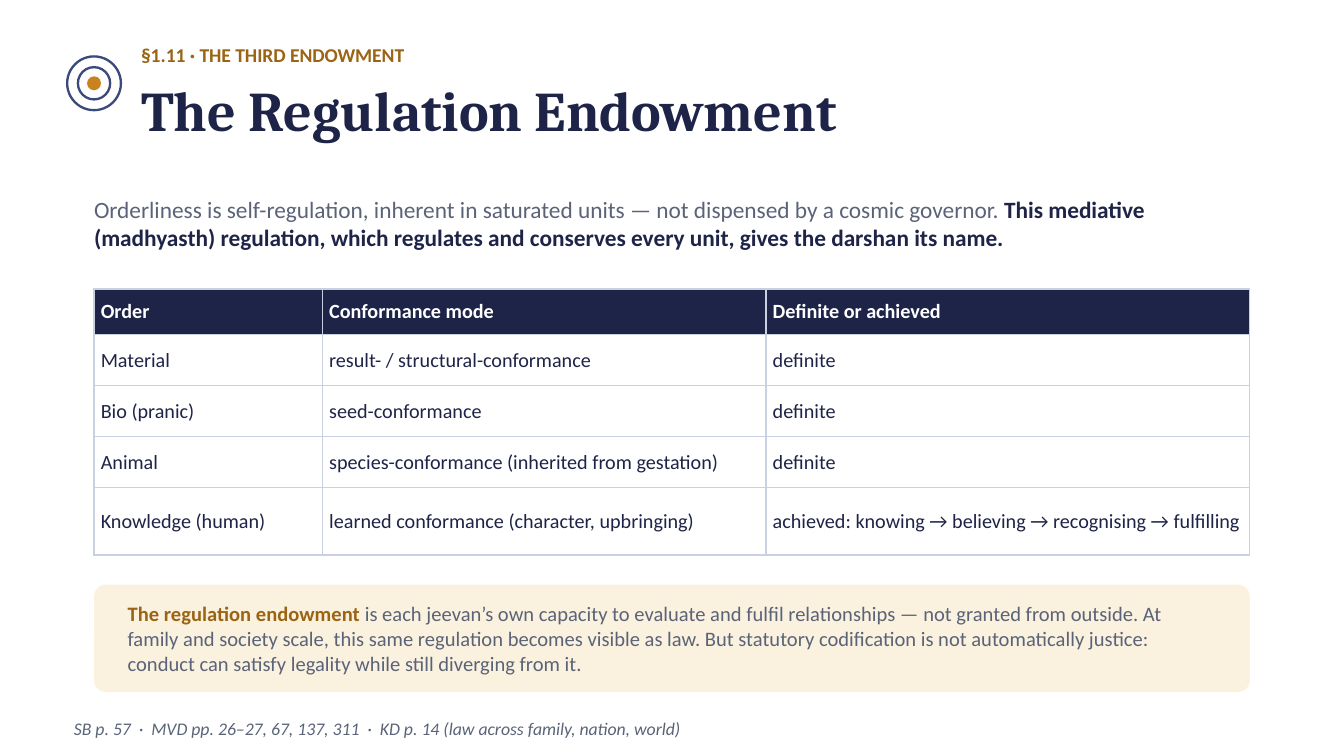
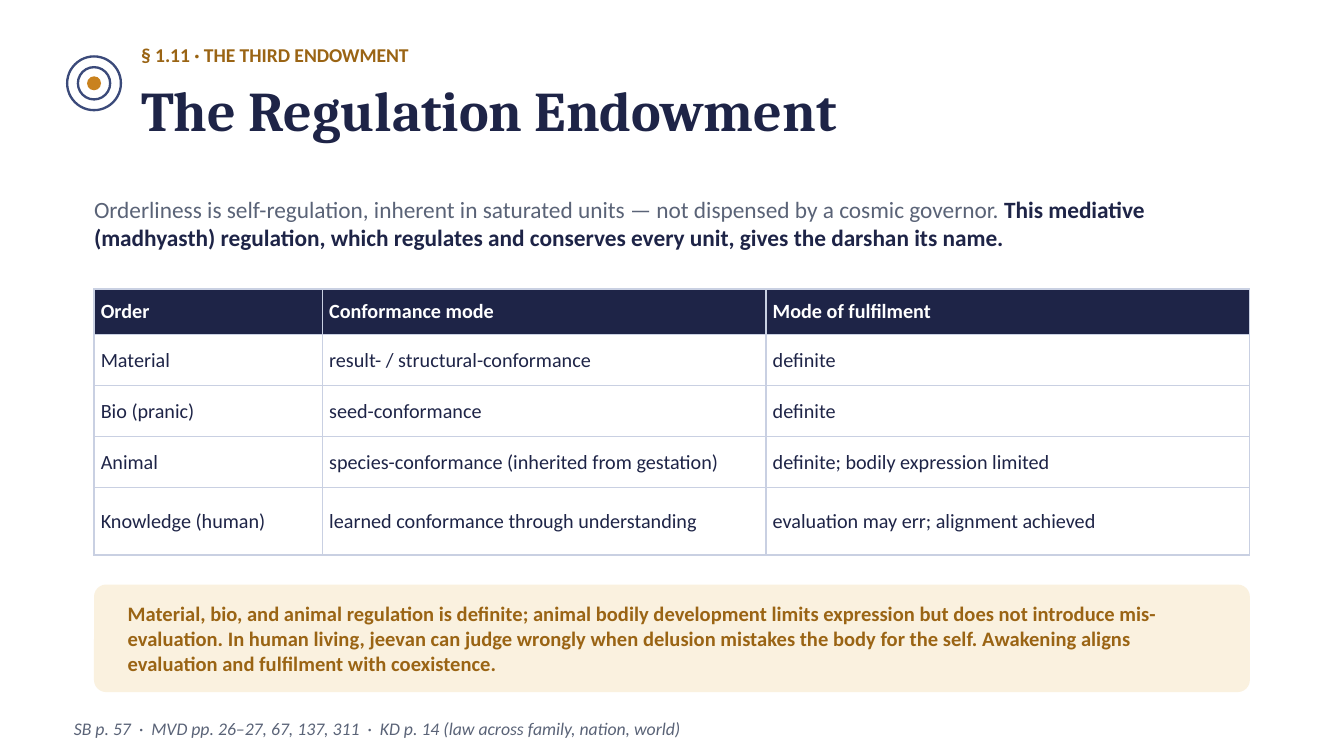
Before and after one commit to raghavamohan/AnalyticMadhyasthDarshan, a slide deck: slide 18 of Studies/The-Ontology-of-Coexistence/The-Ontology-of-Existence-Madhyasth-Darshan.pptx. Drawn at 1344x756 pixels with LibreOffice and Linux fonts; fonts in the diff are those of the drawing. Boxes give left, top, right and bottom in pixels: in the first picture for what was removed or moved away, otherwise in the second. Text is boxed around its words. In the diff, an @@ line names an element or a change of style, - is before the commit and + after.

Commit message:
Revise ontology around definite mutuality

```diff
--- a/Studies/The-Ontology-of-Coexistence/The-Ontology-of-Existence-Madhyasth-Darshan.pptx
+++ b/Studies/The-Ontology-of-Coexistence/The-Ontology-of-Existence-Madhyasth-Darshan.pptx
@@ text at (155, 49, 408, 62): spaces changed @@
-§1.11 · THE THIRD ENDOWMENT
+§ 1.11 · THE THIRD ENDOWMENT
@@ table at (94, 289, 1250, 555) @@
-row 1, column 3: Definite or achieved
+row 1, column 3: Mode of fulfilment
-row 4, column 3: definite
+row 4, column 3: definite; bodily expression limited
-row 5, column 2: learned conformance (character, upbringing)
+row 5, column 2: learned conformance through understanding
-row 5, column 3: achieved: knowing → believing → recognising → fulfilling
+row 5, column 3: evaluation may err; alignment achieved
@@ text at (128, 606, 1155, 671): text changed; text colour #5A6377 to #9A6414; bold on @@
-The regulation endowment is each jeevan’s own capacity to evaluate and fulfil relationships — not granted from outside. At family and society scale, this same regulation becomes visible as law. But statutory codification is not automatically justice: conduct can satisfy legality while still diverging from it.
+Material, bio, and animal regulation is definite; animal bodily development limits expression but does not introduce mis-evaluation. In human living, jeevan can judge wrongly when delusion mistakes the body for the self. Awakening aligns evaluation and fulfilment with coexistence.
```
Also in this commit, not shown: 12 other slides changed, 12 other files.
